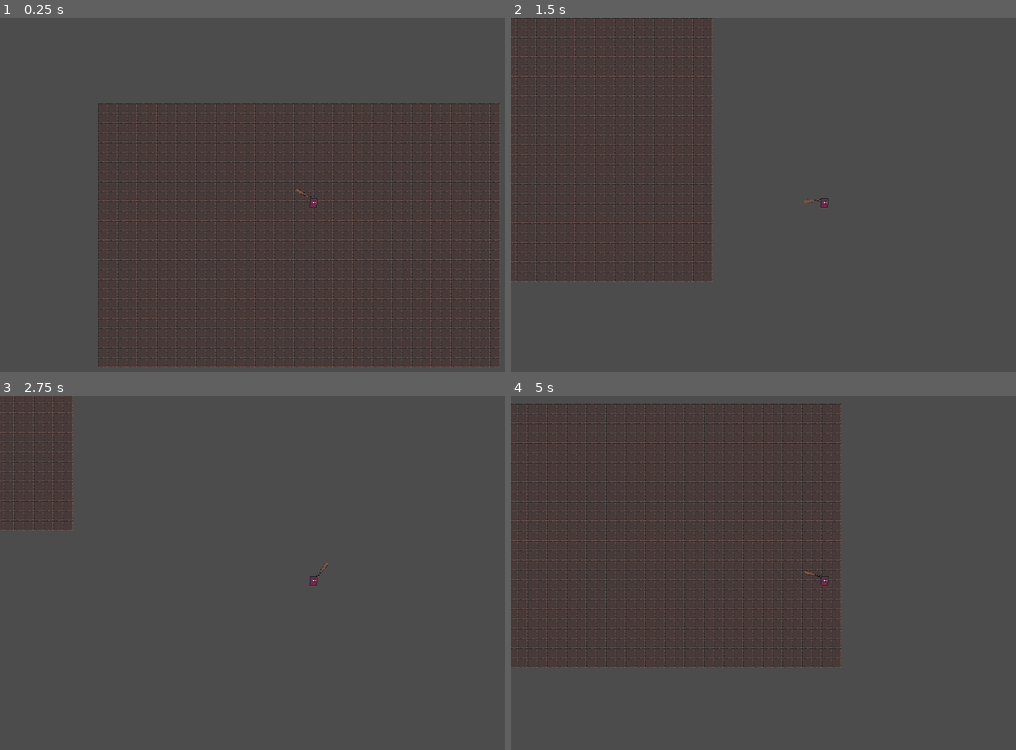
Above: before the commit, frames 1-4 (two rows, left to right).
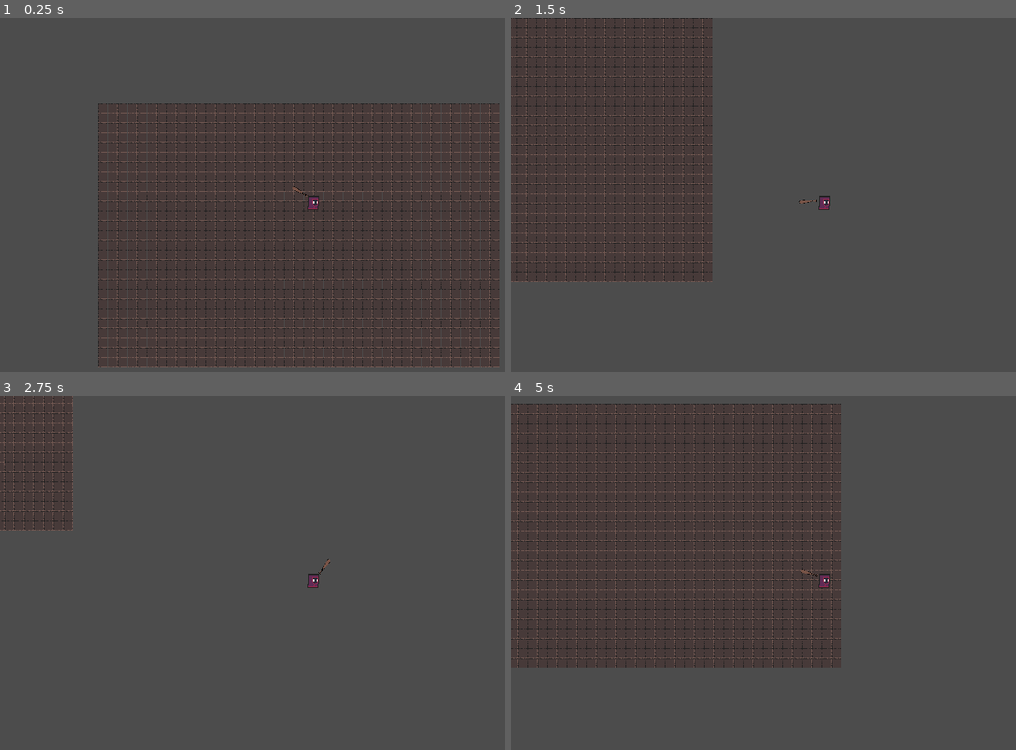
Above: after the commit, the same moments.

Repository: Kiingst/Dont-Bring-a-Bat-to-Gun-Fight
Game: Godot game, scene res://Assets/Levels/Level_Script/Level.tscn
The game is run twice, just before and just after one commit, with the same random seed, the same clock (stepped at 60 frames per second) and the same inputs.
Inputs (mouse positions are in pixels of both pictures, inside the frame that each line leads up to):
- Up to frame 1 (0.25 s): no input
- Up to frame 2 (1.5 s): tap Enter at 0.5 s; move the mouse to (960, 184) at 0.52 s; hold D (Move_Right) 0.53-1.28 s; tap Space (Roll) at 0.6, 1.35 s; move the mouse to (697, 219) at 1.27 s; hold S (Move_Down) from 1.28 s (still down)
- Up to frame 3 (2.75 s): move the mouse to (378, 498) at 2.02 s; release S (Move_Down) at 2.03 s; hold D (Move_Right) from 2.03 s (still down); tap Space (Roll) at 2.1 s
- Up to frame 4 (5 s): move the mouse to (793, 650) at 2.77 s; release D (Move_Right) at 2.78 s; hold W (Move_Up) 2.78-3.53 s; tap Space (Roll) at 2.85, 3.6, 4.35 s; move the mouse to (1010, 633) at 3.52 s; hold A (Move_Left) from 3.53 s (still down); move the mouse to (637, 523) at 4.27 s

The runs differ from the first frame. In frame 1, 2.3% of the frame differs, in the area x 19-99%, y 24-99%; in frame 2, 2.7%; in frame 3, 0.6%; in frame 4, 4.9%, in the area x 0-66%, y 2-77%.
Error in both runs: Attempt to call function 'start' in base 'null instance' on a null instance. (res://Assets/Player/Player_Script/Player.gd:34)

Commit message:
update project settings

Diff:
--- a/Assets/Player/Player_Script/Player.tscn
+++ b/Assets/Player/Player_Script/Player.tscn
@@ -18,6 +18,8 @@
 shape = SubResource( 2 )
 
 [node name="Player_Model" type="Sprite" parent="."]
+position = Vector2( 0, -1 )
+scale = Vector2( 1.5, 1.5 )
 texture = ExtResource( 1 )
 
 [node name="Roll" type="Timer" parent="."]
@@ -27,12 +29,12 @@
 [node name="Player_Weapon" type="Sprite" parent="."]
 scale = Vector2( 0.25, 0.25 )
 texture = ExtResource( 2 )
-offset = Vector2( 85, 9 )
+offset = Vector2( 110, 9 )
 
 [node name="Player_Weapon" type="Area2D" parent="Player_Weapon"]
 
 [node name="CollisionShape2D" type="CollisionShape2D" parent="Player_Weapon/Player_Weapon"]
-position = Vector2( 86, 8 )
+position = Vector2( 116, 8 )
 shape = SubResource( 1 )
 
 [connection signal="timeout" from="Roll" to="." method="_on_Roll_timeout"]
--- a/project.godot
+++ b/project.godot
@@ -13,6 +13,15 @@
 config/name="Dont Bring a Bat to A Gun Fight"
 run/main_scene="res://Assets/Levels/Level_Script/Level.tscn"
 config/icon="res://icon.png"
+
+[display]
+
+window/stretch/mode="2d"
+window/stretch/aspect="keep"
+
+[global]
+
+resolution=false
 
 [gui]
 
